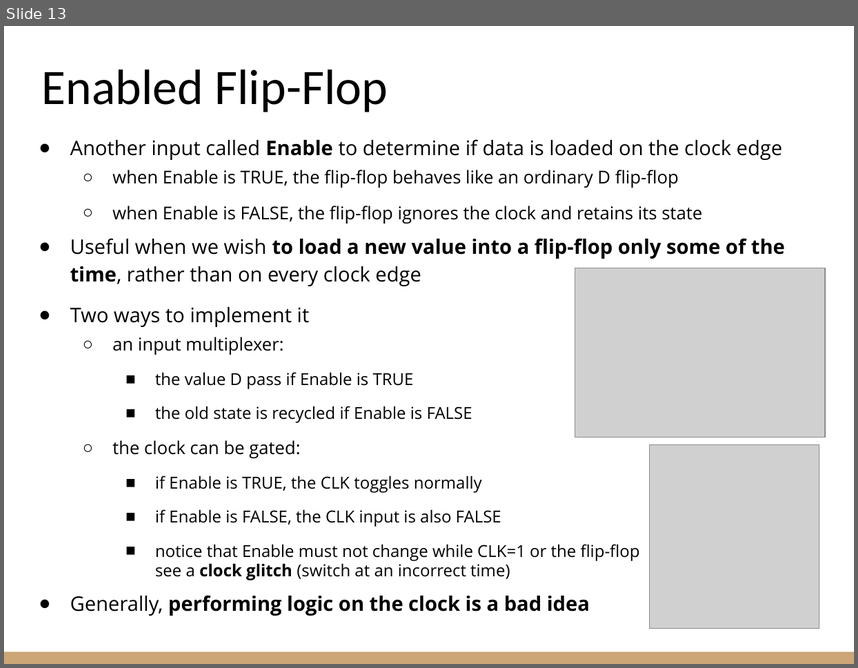
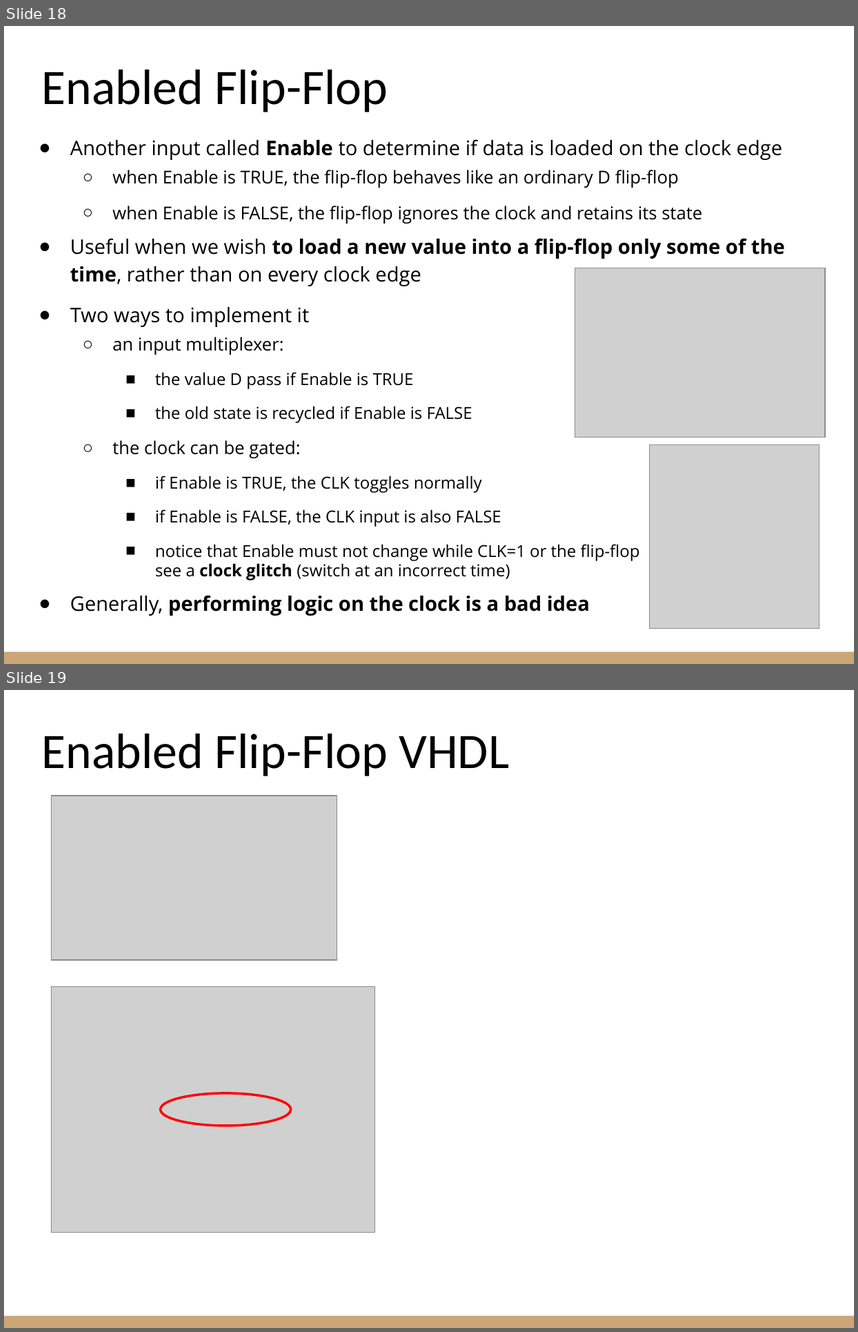
Before and after one commit to riccardoberta/esd, a slide deck: 09 - Sequential Circuits/slides.pptx. Shown one above the other, each under a label of ours: slide 13 before the commit, slides 18 and 19 after it. The pictures are 858x668 and 858x1332 pixels, drawn with LibreOffice and Linux fonts; fonts in the diff are those of the drawing; grey boxes stand for pictures. Boxes give left, top, right and bottom in pixels: in the first picture for what was removed or moved away, otherwise in the second. Text is boxed around its words. In the diff, an @@ line names an element or a change of style, - is before the commit and + after.

```diff
--- a/09 - Sequential Circuits/slides.pptx
+++ b/09 - Sequential Circuits/slides.pptx
@@ slide 19 added at <box>4,690,854,1328</box>, background #FFFFFF; not listed: 1 template element that a slide beside it also shows @@
@@ title added at <box>41,733,509,776</box>, 42 pt, text #000000 @@
+Enabled Flip-Flop VHDL
@@ picture added at <box>52,796,337,960</box> @@
@@ picture added at <box>52,987,375,1232</box> @@
@@ ellipse added at <box>161,1093,290,1125</box>, outline #FF0000 2 pt @@
@@ what was slide 13 is now slide 18 @@
```
Also in this commit, not shown: 8 slides changed, 7 other slides added, 4 slides removed, 36 other files.
